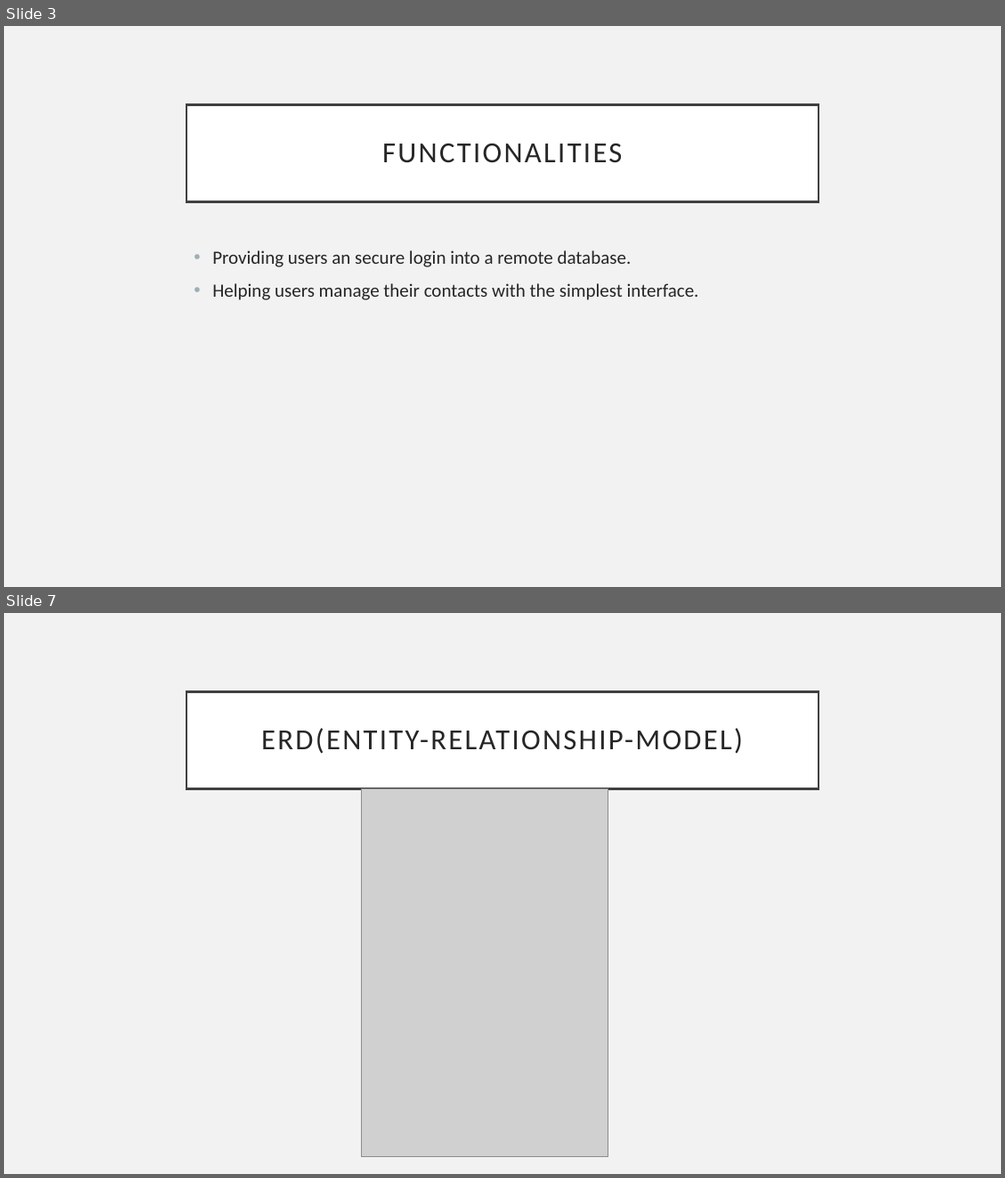
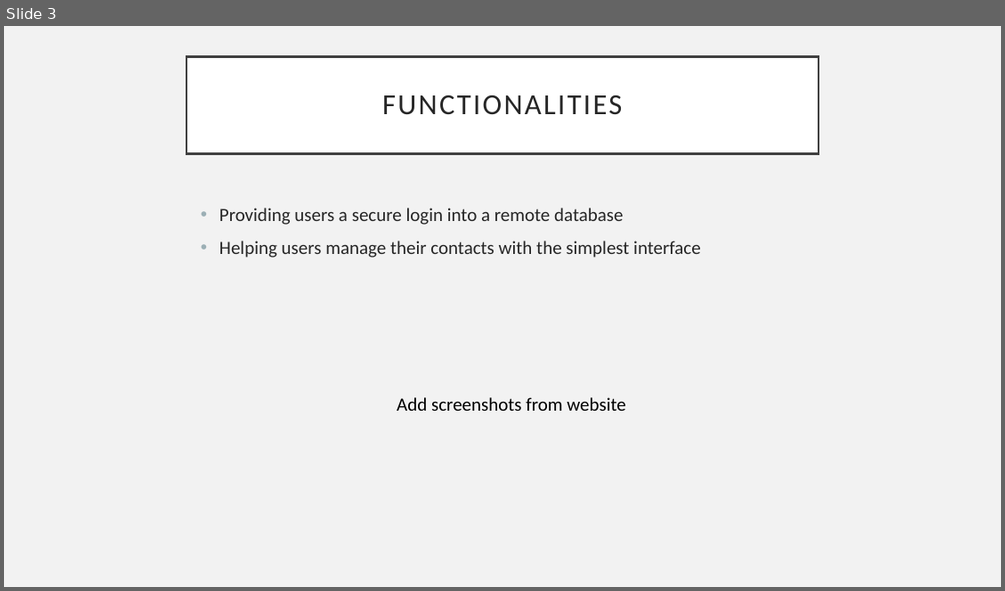
Before and after one commit to SudoKudo/P.O.O.P-Small-Project, a slide deck: SmallProject-Slides.pptx. Shown one above the other, each under a label of ours: slides 3 and 7 before the commit, slide 3 after it; the slides between them are not shown. The pictures are 1005x1178 and 1005x591 pixels, drawn with LibreOffice and Linux fonts; fonts in the diff are those of the drawing; grey boxes stand for pictures. Boxes give left, top, right and bottom in pixels: in the first picture for what was removed or moved away, otherwise in the second. Text is boxed around its words. In the diff, an @@ line names an element or a change of style, - is before the commit and + after.

```diff
--- a/SmallProject-Slides.pptx
+++ b/SmallProject-Slides.pptx
@@ slide 7 removed at [4,613,1001,1174], background #F2F2F2 @@
@@ title removed at [186,691,818,788] @@
-ERD(ENTITY-RELATIONSHIP-MODEL)
@@ picture removed at [362,788,608,1157] @@
@@ slide 3 changed as well @@
@@ title "FUNCTIONALITIES": place and size @@
-title "FUNCTIONALITIES" at [186,104,818,201]
+title "FUNCTIONALITIES" at [186,56,818,154]
@@ text at [219,208,701,257]: text changed @@
-• Providing users an secure login into a remote database.
-• Helping users manage their contacts with the simplest interface.
+• Providing users a secure login into a remote database
+• Helping users manage their contacts with the simplest interface
@@ text added at [396,397,625,410], 18 pt, text #000000 @@
+Add screenshots from website
```
Also in this commit, not shown: 5 other slides changed, 4 slides added, 4 other slides removed.
